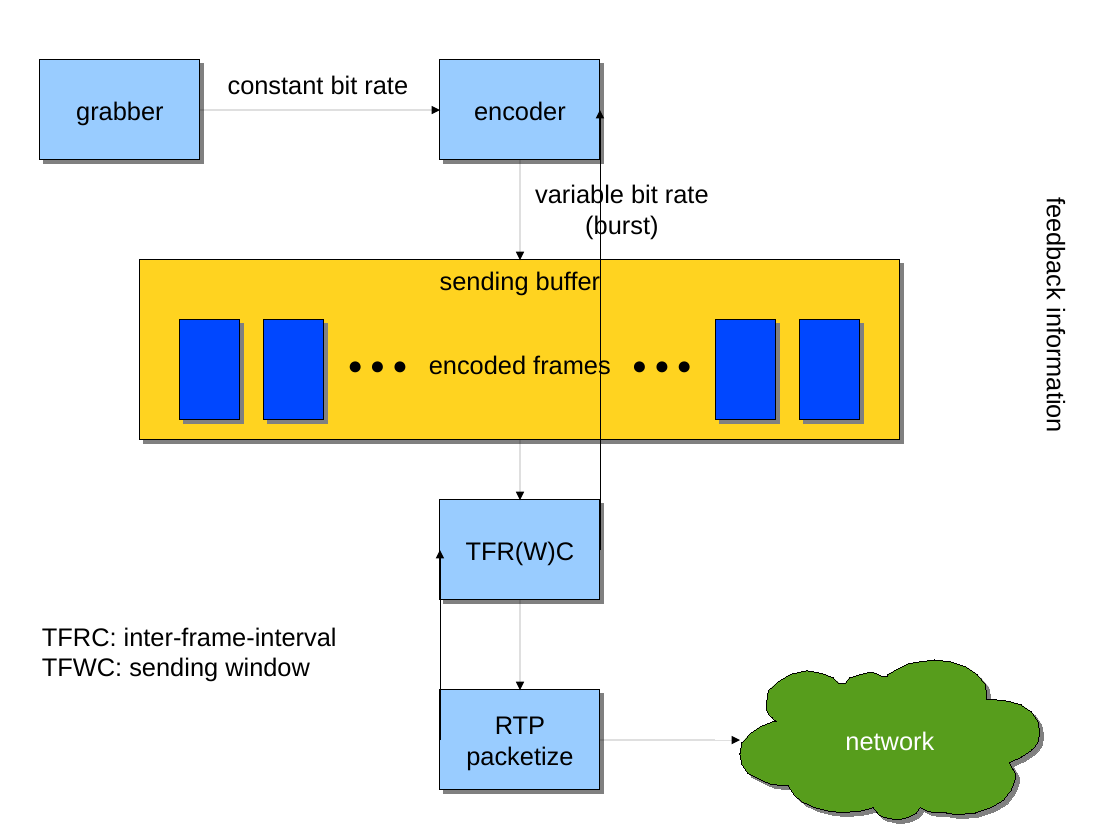
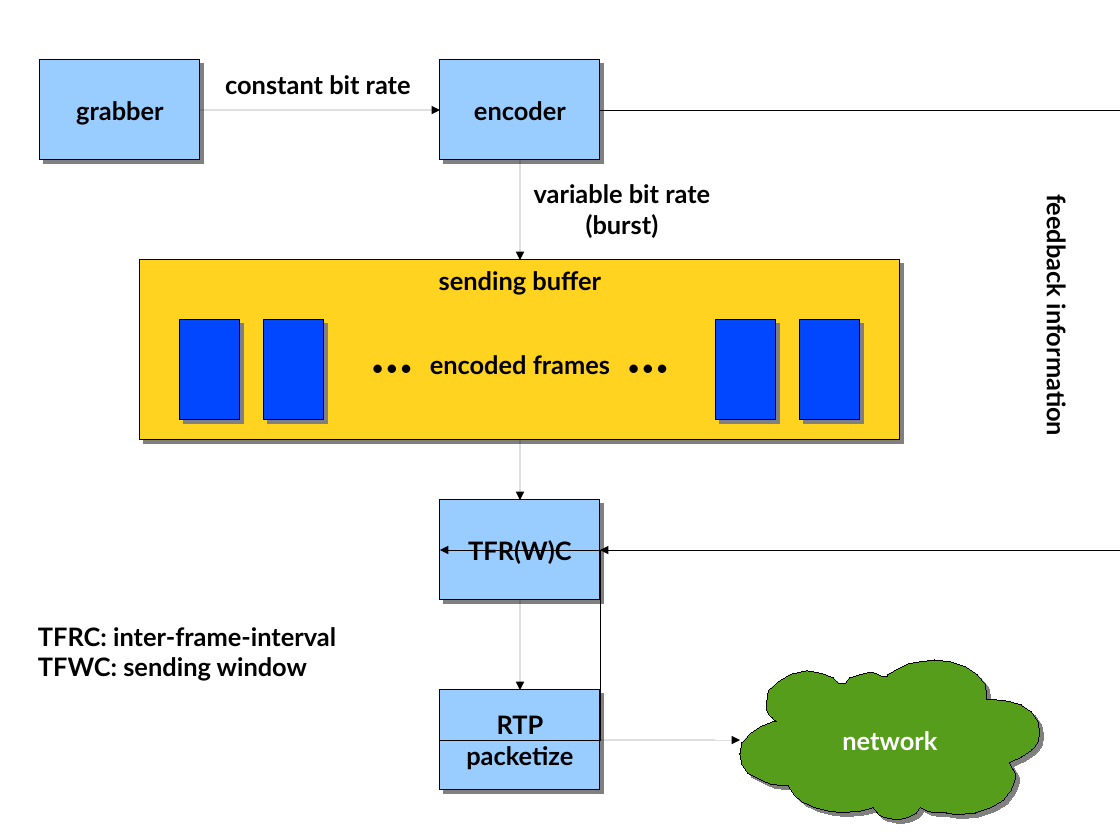
Before and after one commit to uclmediatools/vic, a slide deck: slide 1 of docs/plan/img/high-vic-arch.odp. Drawn at 1120x840 pixels with LibreOffice and Linux fonts; fonts in the diff are those of the drawing. Boxes give left, top, right and bottom in pixels: in the first picture for what was removed or moved away, otherwise in the second. Text is boxed around its words. In the diff, an @@ line names an element or a change of style, - is before the commit and + after.

```diff
--- a/docs/plan/img/high-vic-arch.odp
+++ b/docs/plan/img/high-vic-arch.odp
@@ elbow arrow moved from (601, 550) - (601, 110) to (601, 110) - (601, 550) @@
@@ text "● ● ● encoded frames ..." at bbox=[430, 355, 610, 375]: size 18 to 12 pt in "● ● ● ● ● ●"; font Arial to Lato, bold on @@
@@ elbow arrow (440, 740) - (440, 550): route changed @@
@@ font Arial to Lato, bold on in 10 elements at bbox=[40, 60, 199, 160], bbox=[440, 60, 600, 160], bbox=[440, 500, 600, 600], bbox=[440, 690, 600, 790], bbox=[740, 661, 1040, 820], bbox=[1041, 204, 1071, 433], bbox=[439, 271, 601, 294], bbox=[225, 75, 411, 95], bbox=[534, 184, 710, 238], bbox=[38, 627, 336, 681] @@
```
Also in this commit, not shown: 8 other files.
